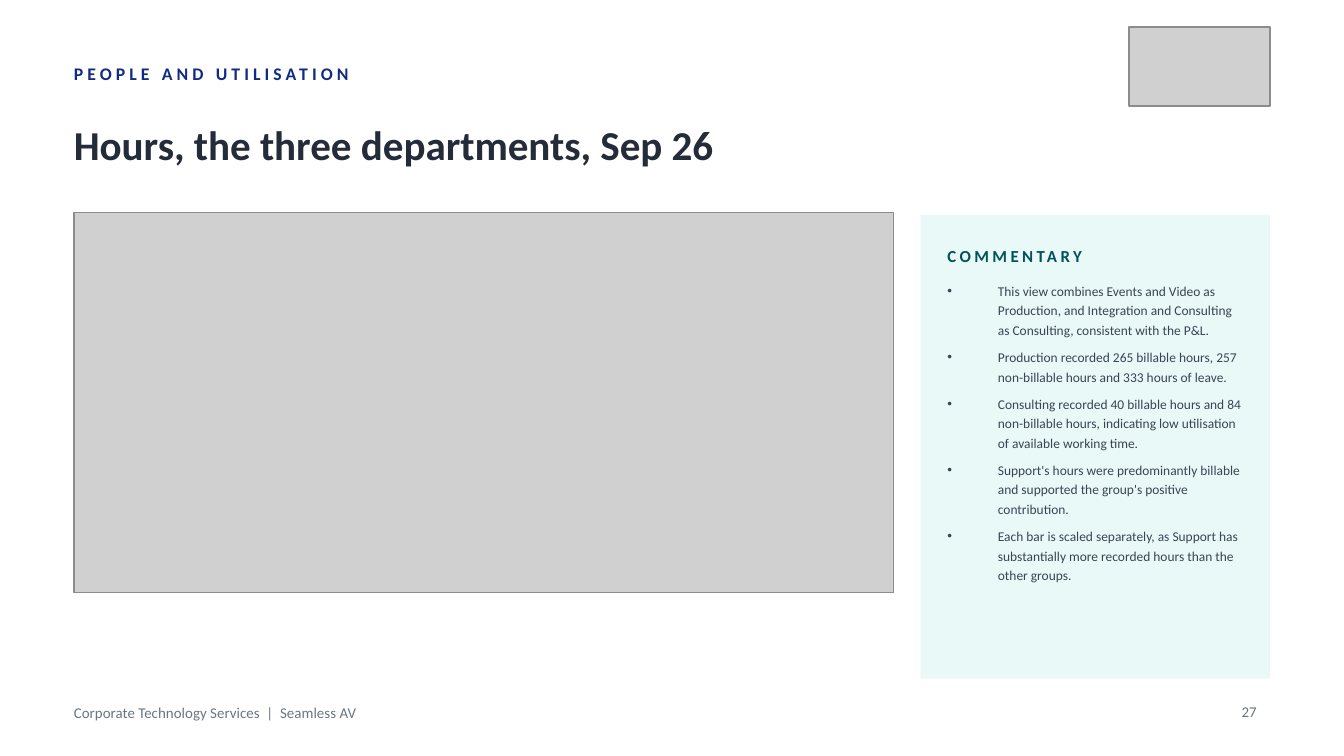
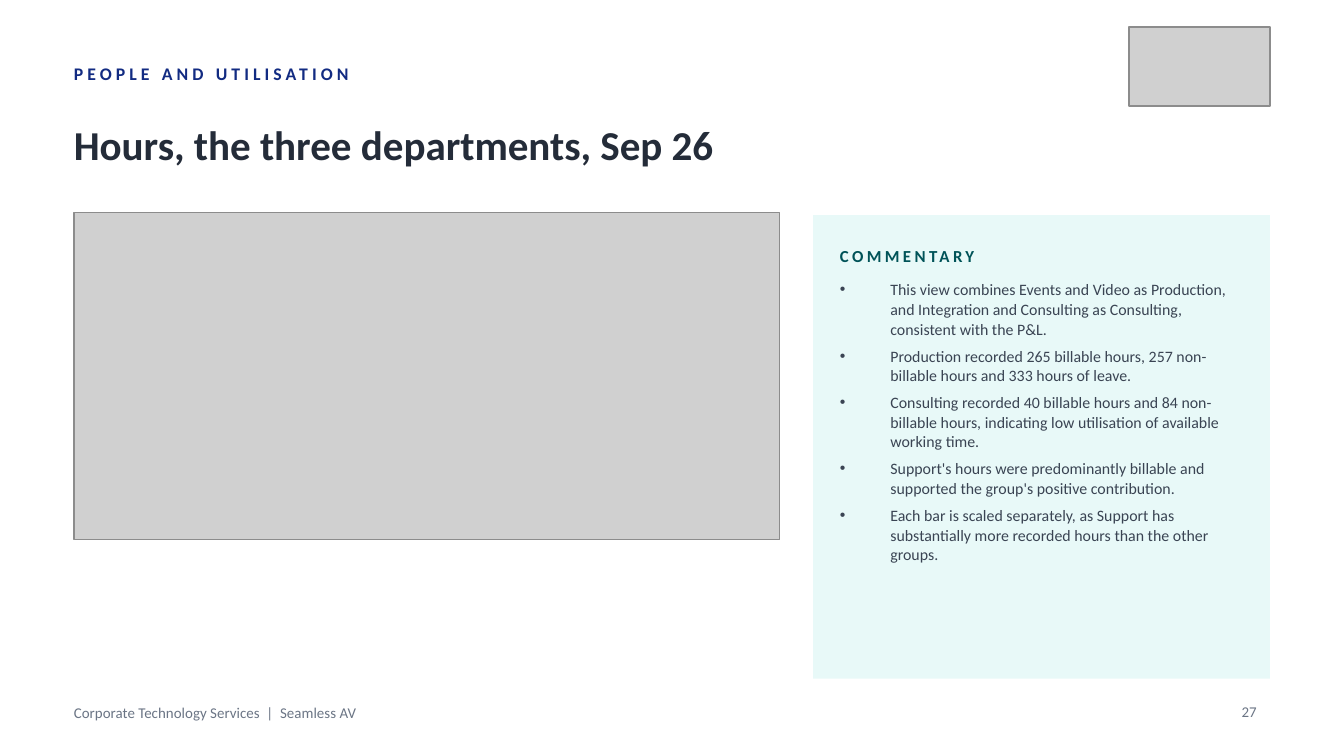
Before and after one commit to WesleyNelson-O33/Claude, a slide deck: slide 27 of deck/CTS Monthly Business Review - 30092026.pptx. Drawn at 1344x756 pixels with LibreOffice and Linux fonts; fonts in the diff are those of the drawing; grey boxes stand for pictures. Boxes give left, top, right and bottom in pixels: in the first picture for what was removed or moved away, otherwise in the second. Text is boxed around its words. In the diff, an @@ line names an element or a change of style, - is before the commit and + after.

```diff
--- a/deck/CTS Monthly Business Review - 30092026.pptx
+++ b/deck/CTS Monthly Business Review - 30092026.pptx
@@ picture resized from (x1=74, y1=212, x2=894, y2=593) to (x1=74, y1=212, x2=780, y2=540) @@
@@ rectangle resized from (x1=921, y1=215, x2=1270, y2=679) to (x1=813, y1=215, x2=1270, y2=679) @@
@@ text "COMMENTARY" rewrapped from (x1=948, y1=239, x2=1243, y2=273) to (x1=840, y1=239, x2=1243, y2=273) @@
@@ text "This view combines Events and ..." moved from (x1=998, y1=286, x2=1241, y2=583) to (x1=890, y1=284, x2=1226, y2=563) @@
@@ text "This view combines Events and ..." at (x1=890, y1=284, x2=1226, y2=563): size 7.2 to 8.5 pt @@
```
Also in this commit, not shown: 20 other slides changed, 1 other file.
